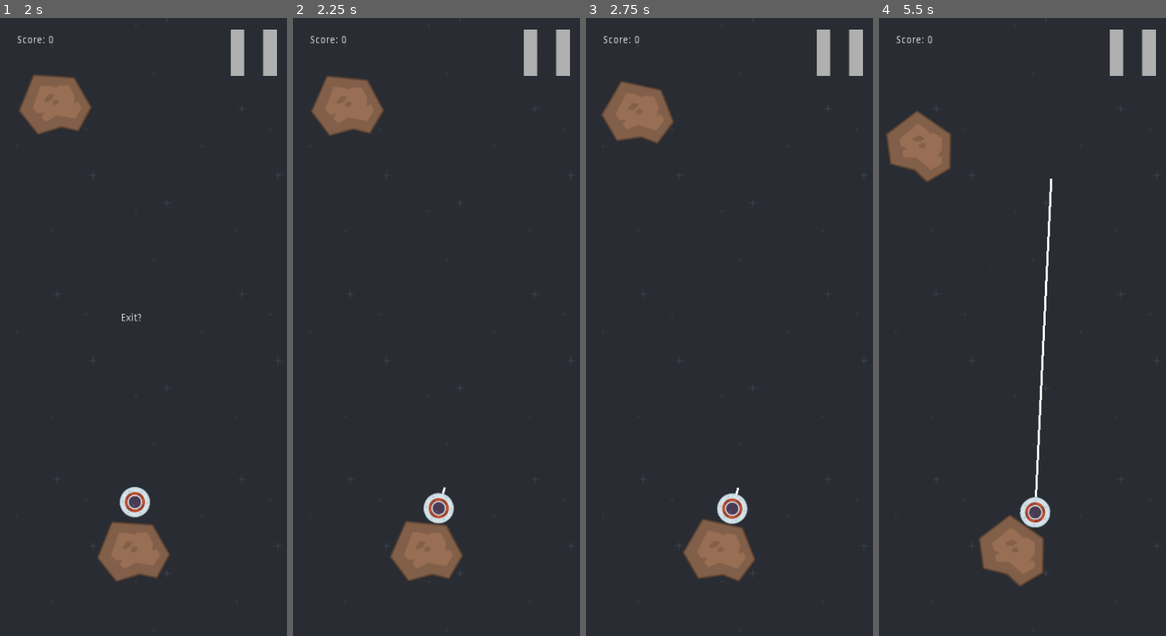
Above: before the commit, frames 1-4 (left to right).
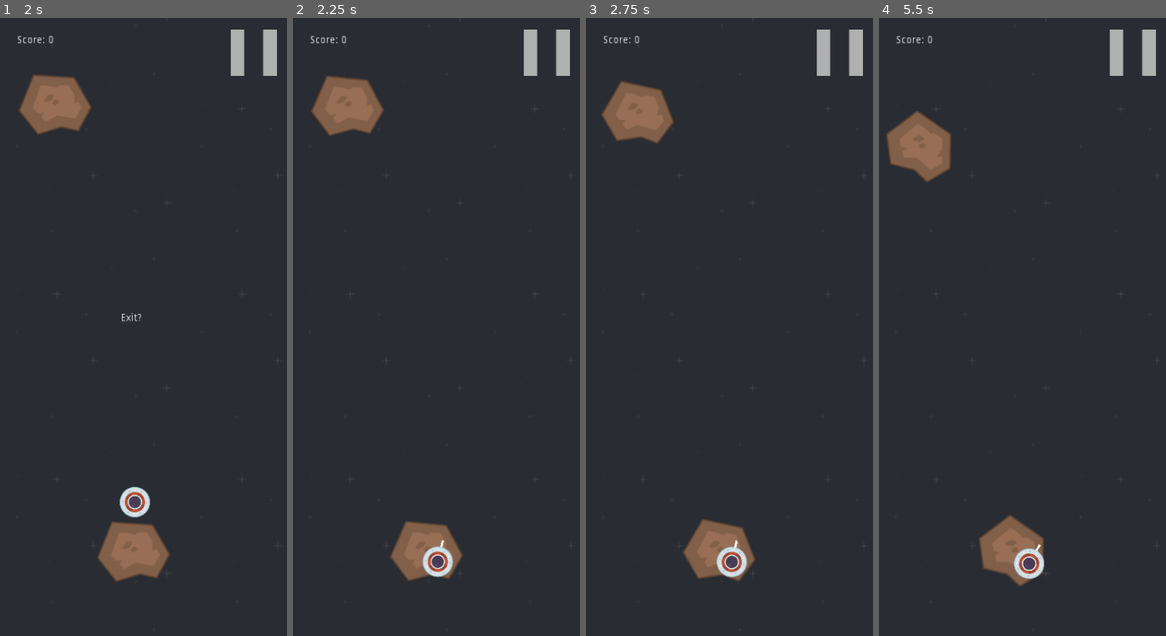
Above: after the commit, the same moments.

Repository: brendankhoury/To-the-moon-and-hack
Game: Godot game, scene res://Src/Main.tscn
The game is run twice, just before and just after one commit, with the same random seed, the same clock (stepped at 60 frames per second) and the same inputs.
Inputs (mouse positions are in pixels of both pictures, inside the frame that each line leads up to):
- Up to frame 1 (2 s): click "Press to Start" at 0.5 s; click (252, 55) at 1.25 s
- Up to frame 2 (2.25 s): tap Enter at 2 s; move the mouse to (499, 296) at 2.02 s; hold Space (tap) from 2.03 s (still down)
- Up to frame 3 (2.75 s): keep holding Space (tap)
- Up to frame 4 (5.5 s): move the mouse to (965, 357) at 2.77 s; release Space (tap) at 2.78 s; tap Space (tap) at 2.85, 3.5, 4.35 s; move the mouse to (1051, 191) at 3.52 s; hold Space (tap) 3.53-4.28 s; move the mouse to (1008, 450) at 4.27 s; tap Enter at 5 s; move the mouse to (1108, 419) at 5.02 s; hold Space (tap) from 5.03 s (still down)

Frame 1 is identical in both runs. In frame 2, 0.9% of the frame differs, in the area x 45-57%, y 75-91%; in frame 3, 0.9%; in frame 4, 1.4%, in the area x 47-61%, y 26-91%.

Commit message:
Fix but new bug

Diff:
--- a/Src/Actors/Player.gd
+++ b/Src/Actors/Player.gd
@@ -75,10 +75,10 @@
 		#raycast and snap and rotate mouse_dir
 		var mouse_raycast: RayCast2D = get_node("Mouse Raycast")
 		mouse_raycast.set_global_position(get_parent().get_global_position())
-		mouse_raycast.set_cast_to(mouse_raycast.to_local(get_global_mouse_position()))
+		mouse_raycast.set_cast_to(mouse_raycast.to_local(to_global(mouse_dir)))
 #		print(mouse_raycast.get_collision_point())
 		var mouse_collision = mouse_raycast.get_collision_point()
-		set_global_position(mouse_collision + mouse_collision.direction_to(get_global_mouse_position())*PLAYER_WIDTH )
+		set_global_position(mouse_collision + mouse_collision.direction_to(to_global(10*mouse_dir))*PLAYER_WIDTH )
 #		print()
 #		var sprite_edges: Navigation2D = get_parent().get_node("SpriteEdges")
 #		var path = sprite_edges.get_simple_path(
@@ -88,7 +88,6 @@
 
 
 	if Input.is_action_just_released("tap"):
-		mouse_dir = to_local(get_global_mouse_position()).normalized()
 		if is_grappling:
 			is_grappling = false
 		elif !is_grappling && grapple_length == MIN_GRAPPLE_LENGTH:
